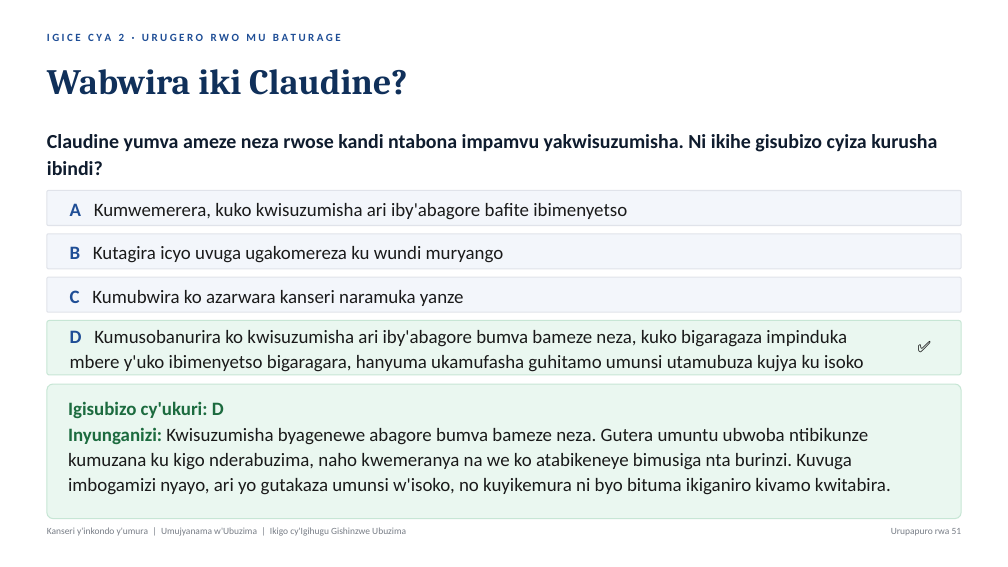
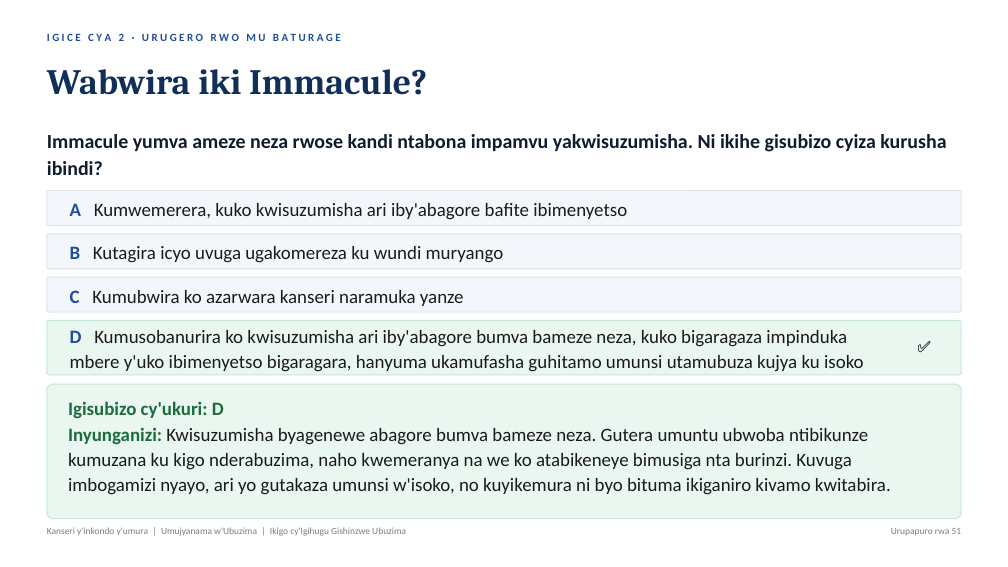
Before and after one commit to jayantsaraf/BVGH_RTC, a slide deck: slide 51 of Cervical/Content/Cervical_CHW_KYR.pptx. Drawn at 1008x567 pixels with LibreOffice and Linux fonts; fonts in the diff are those of the drawing. Boxes give left, top, right and bottom in pixels: in the first picture for what was removed or moved away, otherwise in the second. Text is boxed around its words. In the diff, an @@ line names an element or a change of style, - is before the commit and + after.

```diff
--- a/Cervical/Content/Cervical_CHW_KYR.pptx
+++ b/Cervical/Content/Cervical_CHW_KYR.pptx
@@ text at box(47, 69, 427, 95): text changed @@
-Wabwira iki Claudine?
+Wabwira iki Immacule?
@@ text at box(47, 134, 946, 175): text changed @@
-Claudine yumva ameze neza rwose kandi ntabona impamvu yakwisuzumisha. Ni ikihe gisubizo cyiza kurusha ibindi?
+Immacule yumva ameze neza rwose kandi ntabona impamvu yakwisuzumisha. Ni ikihe gisubizo cyiza kurusha ibindi?
```
Also in this commit, not shown: 5 other slides changed, 1 other file.
